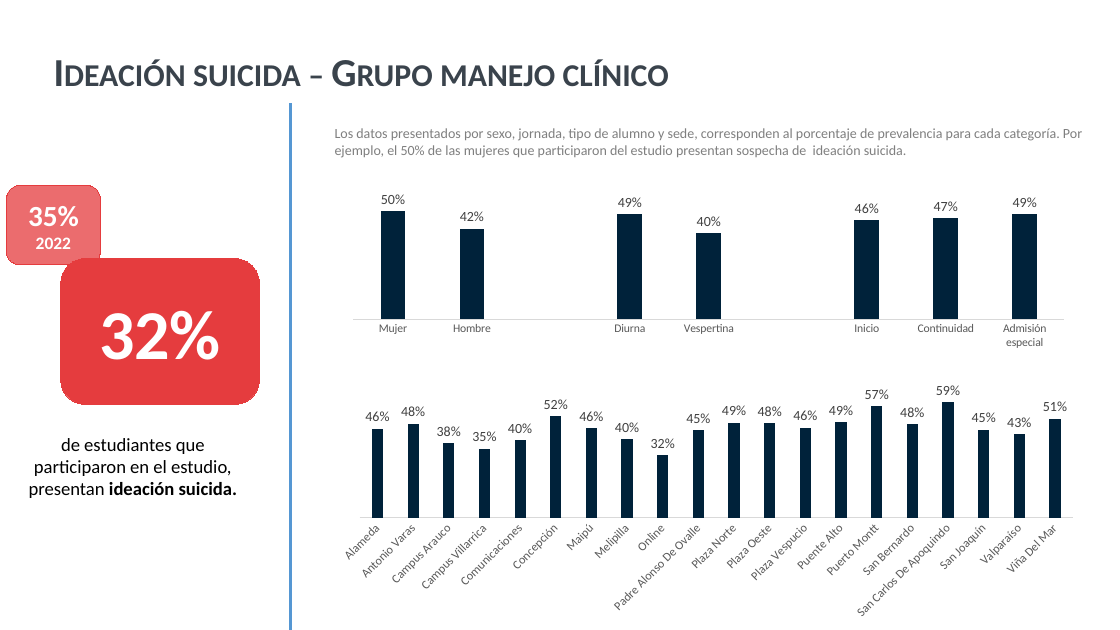
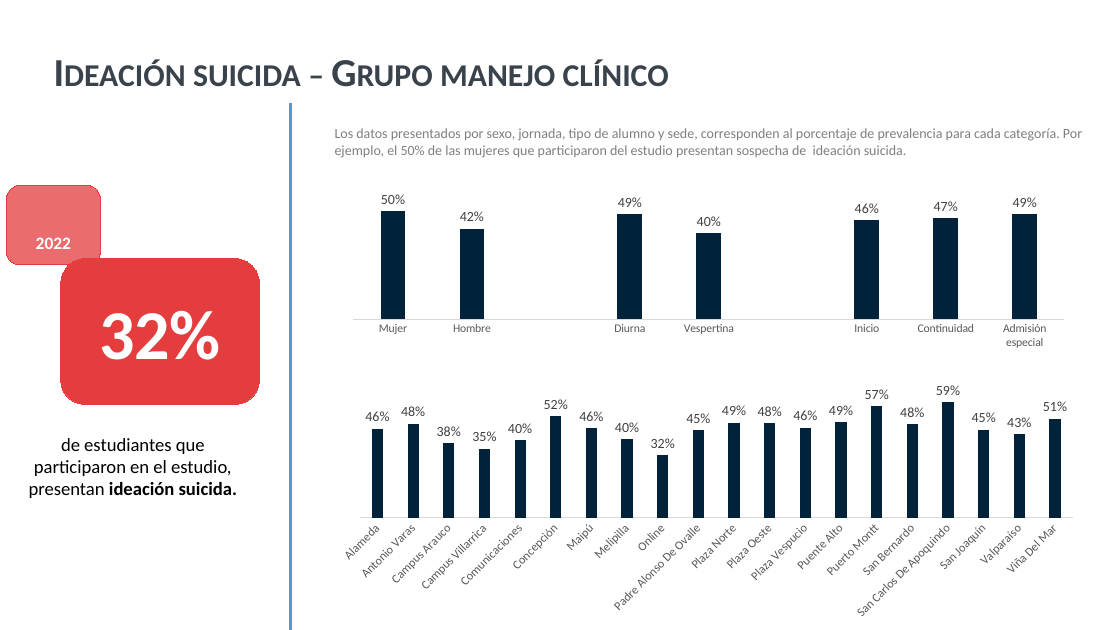
Before and after one commit to SebaValenzuela/RBDUOC2025, a slide deck: slide 33 of reports/templates/template-prueba.pptx. Drawn at 1120x630 pixels with LibreOffice and Linux fonts; fonts in the diff are those of the drawing; background and template pictures are left out. Boxes give left, top, right and bottom in pixels: in the first picture for what was removed or moved away, otherwise in the second. Text is boxed around its words. In the diff, an @@ line names an element or a change of style, - is before the commit and + after.

```diff
--- a/reports/templates/template-prueba.pptx
+++ b/reports/templates/template-prueba.pptx
@@ text in rounded rectangle at [28, 206, 79, 226]: paragraph removed @@
-35%
```
Also in this commit, not shown: 13 other slides changed, 12 other files.
